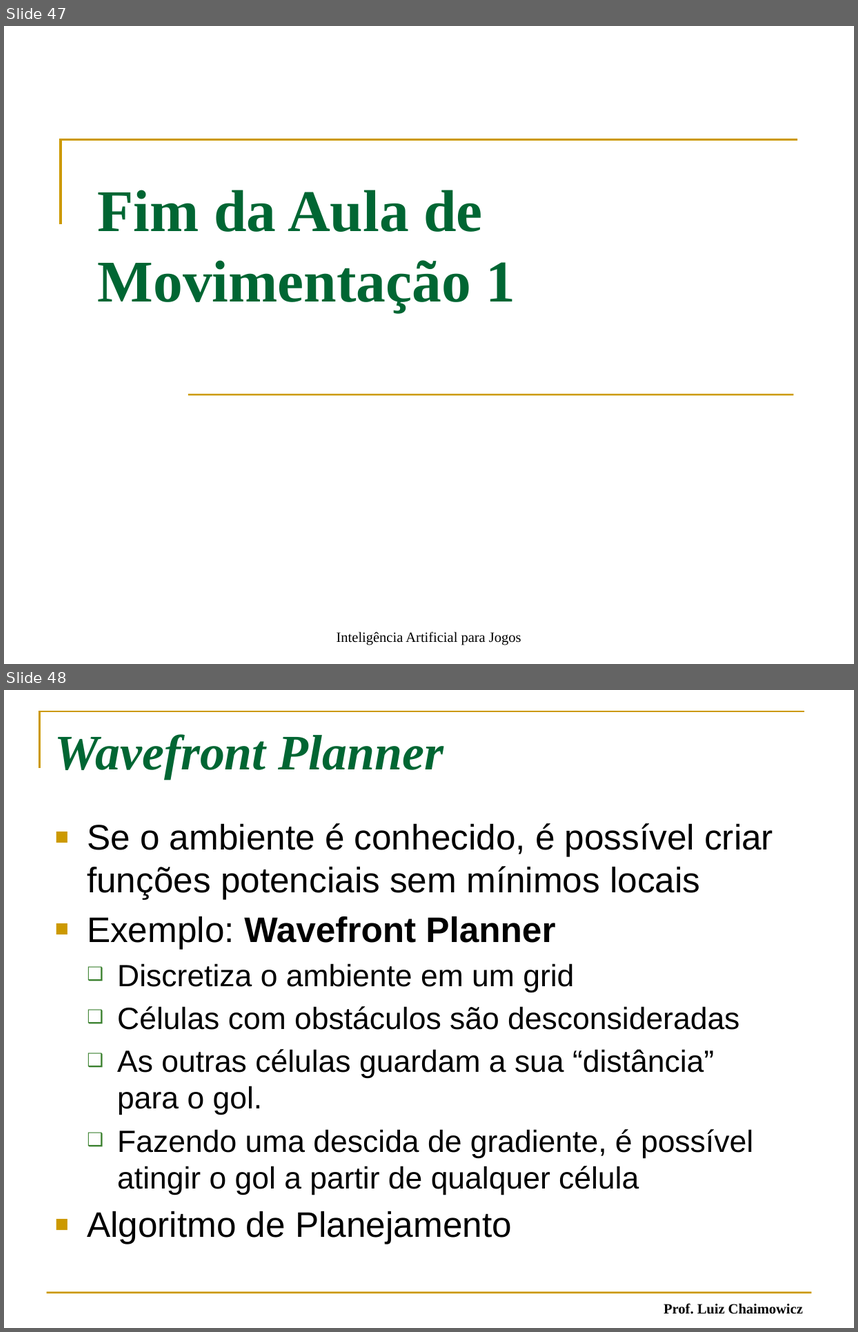
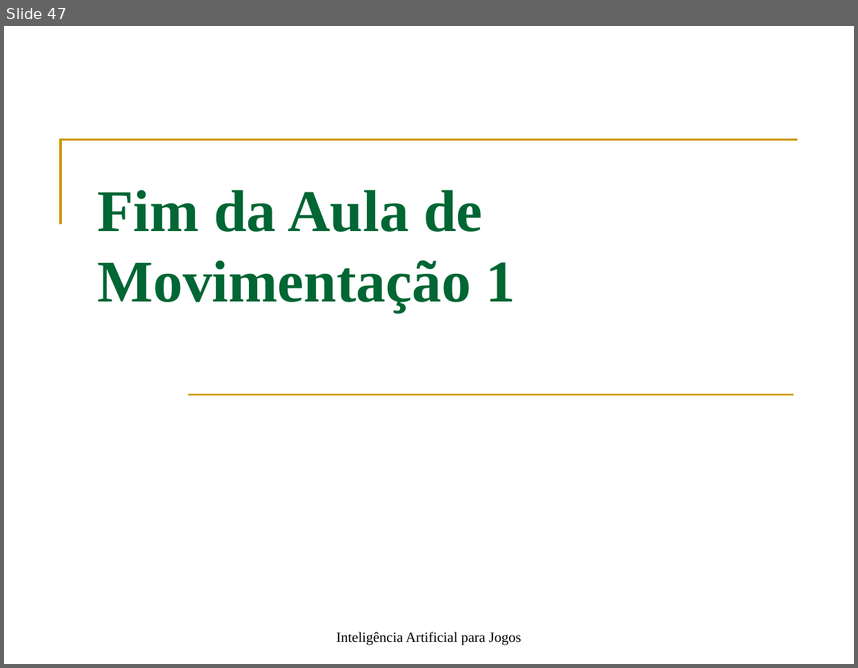
Before and after one commit to fegemo/cefet-games, a slide deck: attachments/IA 03 - Movimentação Simples.pptx. Shown one above the other, each under a label of ours: slides 47 and 48 before the commit, slide 47 after it. The pictures are 858x1332 and 858x668 pixels, drawn with LibreOffice and Linux fonts; fonts in the diff are those of the drawing. Boxes give left, top, right and bottom in pixels: in the first picture for what was removed or moved away, otherwise in the second. Text is boxed around its words. In the diff, an @@ line names an element or a change of style, - is before the commit and + after.

```diff
--- a/attachments/IA 03 - Movimentação Simples.pptx
+++ b/attachments/IA 03 - Movimentação Simples.pptx
@@ slide 48 removed at bbox=[4, 690, 854, 1328], background #FFFFFF @@
@@ freeform shape removed at bbox=[40, 711, 805, 768] @@
@@ title removed at bbox=[55, 734, 444, 779] @@
-Wavefront Planner
@@ text removed at bbox=[87, 823, 773, 1244] @@
-■ Se o ambiente é conhecido, é possível criar funções potenciais sem mínimos locais
-■ Exemplo: Wavefront Planner
-  ❑ Discretiza o ambiente em um grid
-  ❑ Células com obstáculos são desconsideradas
-  ❑ As outras células guardam a sua “distância”
-    para o gol.
-  ❑ Fazendo uma descida de gradiente, é possível atingir o gol a partir de qualquer célula
-■ Algoritmo de Planejamento
@@ line removed from (47, 1292) to (811, 1292) @@
@@ text removed at bbox=[664, 1303, 803, 1314] @@
-Prof. Luiz Chaimowicz
```
Also in this commit, not shown: 8 slides changed, 4 slides added, 36 other slides removed, 1 other file.
